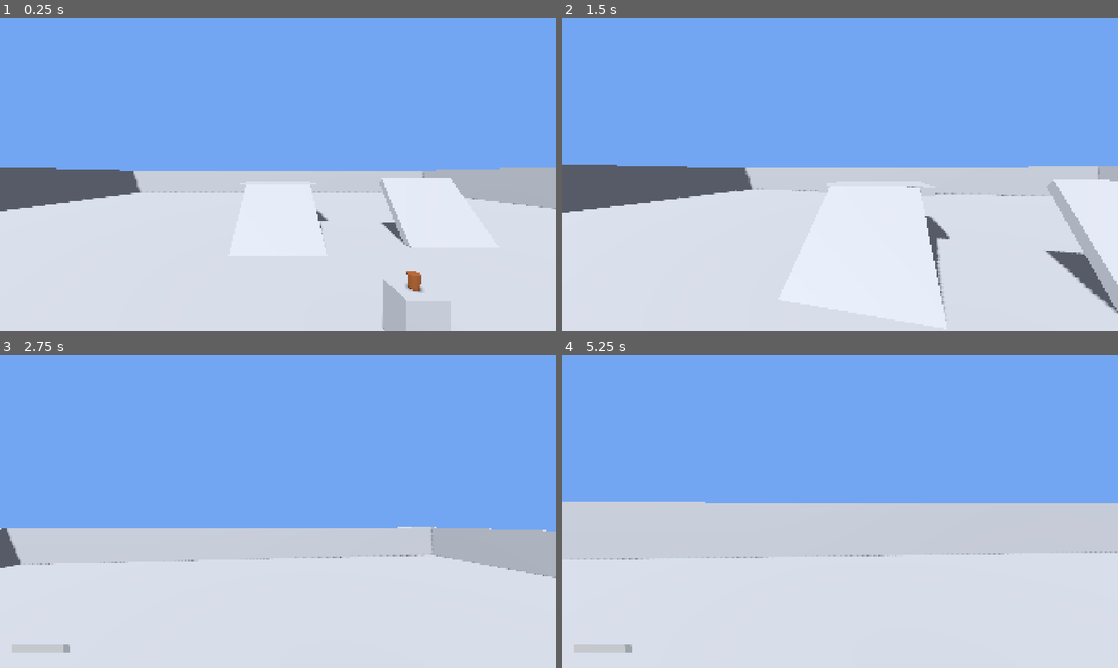
Above: before the commit, frames 1-4 (two rows, left to right).
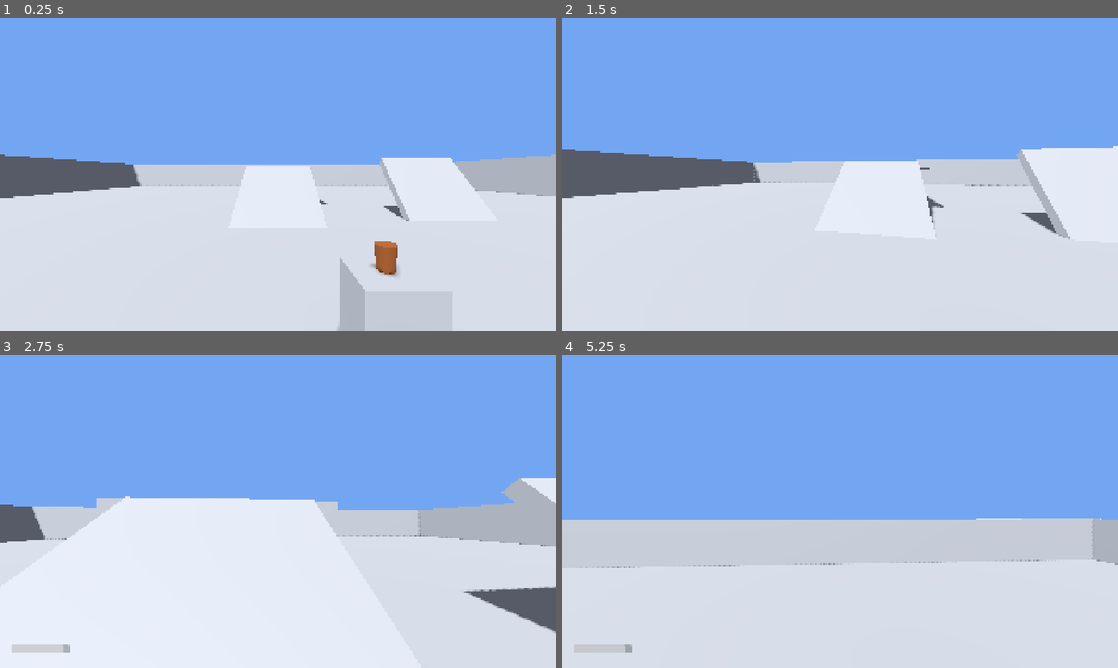
Above: after the commit, the same moments.

Repository: joseamaya/memorias-del-peru
Game: Godot game, scene res://tests/scenes/player_sandbox.tscn
Same seed, same stepped clock (60 frames per second), same inputs: the game is played once before the commit and once after it.
Inputs (mouse positions are in pixels of both pictures, inside the frame that each line leads up to):
- Up to frame 1 (0.25 s): no input
- Up to frame 2 (1.5 s): tap Enter at 0.5 s; move the mouse to (867, 174) at 0.52 s; hold E (interact) 0.53-1.28 s; hold W (move_forward) from 0.53 s (still down); tap Space (jump) at 0.77 s; move the mouse to (812, 174) at 1.27 s; tap E (interact) at 1.35 s
- Up to frame 3 (2.75 s): keep holding W (move_forward); tap Space (jump) at 1.52 s; move the mouse to (289, 505) at 2.02 s; hold Shift (run) from 2.03 s (still down); tap E (interact) at 2.3 s
- Up to frame 4 (5.25 s): keep holding W (move_forward); move the mouse to (834, 517) at 2.77 s; release Shift (run) at 2.78 s; tap E (interact) at 2.85, 4.55 s; tap Space (jump) at 3.02, 3.77, 4.52 s; move the mouse to (878, 514) at 3.52 s; hold E (interact) 3.53-4.28 s; move the mouse to (795, 508) at 4.27 s; tap Shift (run) at 4.35 s; move the mouse to (845, 511) at 5.02 s; hold E (interact) from 5.03 s (still down)

The runs differ from the first frame. In frame 1, 7.6% of the frame differs, in the area x 0-100%, y 43-100%; in frame 2, 8.6%; in frame 3, 18%, in the area x 0-100%, y 39-89%; in frame 4, 6.2%.

Commit message:
fix(player): corrige altura de ojos, balanceo y prompt del quero

Diff:
--- a/campaigns/01_pachacutec/scenes/objects/quero_chicha.tscn
+++ b/campaigns/01_pachacutec/scenes/objects/quero_chicha.tscn
@@ -10,8 +10,8 @@
 radial_segments = 16
 
 [sub_resource type="CylinderShape3D" id="CylinderShape3D_quero"]
-radius = 0.1
-height = 0.22
+radius = 0.18
+height = 0.3
 
 [sub_resource type="StandardMaterial3D" id="StandardMaterial3D_quero"]
 albedo_color = Color(0.45, 0.25, 0.12, 1)
--- a/core/player/player_fps.gd
+++ b/core/player/player_fps.gd
@@ -10,13 +10,14 @@
 signal interactable_unfocused()
 
 const MAX_INTERACTABLE_SEARCH_DEPTH: int = 8
+const BOB_PHASE_WRAP: float = TAU * 2.0
 
 @export_group("Movimiento")
 @export var walk_speed: float = 3.5
 @export var run_speed: float = 6.5
 @export var acceleration: float = 10.0
 @export var deceleration: float = 12.0
-@export var gravity: float = 9.8
+@export var gravity: float = ProjectSettings.get_setting("physics/3d/default_gravity", 9.8)
 
 @export_group("Cámara")
 @export var mouse_sensitivity: float = 0.15
@@ -166,7 +167,7 @@
 	var frequency: float = lerpf(bob_walk_frequency, bob_run_frequency, speed_ratio)
 	var amplitude: float = lerpf(bob_walk_amplitude, bob_run_amplitude, speed_ratio)
 	if moving:
-		_bob_phase = fposmod(_bob_phase + delta * frequency * TAU, TAU)
+		_bob_phase = fposmod(_bob_phase + delta * frequency * TAU, BOB_PHASE_WRAP)
 	var offset: Vector3 = Vector3.ZERO
 	offset.y = sin(_bob_phase) * amplitude * _bob_weight
 	offset.x = cos(_bob_phase * 0.5) * amplitude * 0.5 * _bob_weight
--- a/core/player/player_fps.tscn
+++ b/core/player/player_fps.tscn
@@ -13,6 +13,7 @@
 script = ExtResource("1_player")
 
 [node name="CollisionShape3D" type="CollisionShape3D" parent="."]
+position = Vector3(0, 0.875, 0)
 shape = SubResource("CapsuleShape3D_player")
 
 [node name="StaminaComponent" type="Node" parent="."]
--- a/tests/scenes/player_sandbox.tscn
+++ b/tests/scenes/player_sandbox.tscn
@@ -139,10 +139,10 @@
 shape = SubResource("BoxShape_ramp_b")
 
 [node name="PlayerFPS" parent="." instance=ExtResource("1_player")]
-transform = Transform3D(1, 0, 0, 0, 1, 0, 0, 0, 1, 0, 1, 8)
+transform = Transform3D(1, 0, 0, 0, 1, 0, 0, 0, 1, 0, 0.05, 8)
 
 [node name="Pedestal" type="StaticBody3D" parent="."]
-position = Vector3(2, 0.4, 5)
+position = Vector3(0.9, 0.4, 6.3)
 
 [node name="MeshInstance3D" type="MeshInstance3D" parent="Pedestal"]
 mesh = SubResource("BoxMesh_pedestal")
@@ -151,7 +151,7 @@
 shape = SubResource("BoxShape_pedestal")
 
 [node name="QueroChicha" parent="." instance=ExtResource("3_quero")]
-position = Vector3(2, 0.91, 5)
+position = Vector3(0.9, 0.91, 6.3)
 
 [node name="UILayer" type="CanvasLayer" parent="."]
 
--- /dev/null
+++ b/tests/test_gravity_default.gd
@@ -0,0 +1,10 @@
+extends RefCounted
+## Comprueba que la gravedad por defecto sale de ProjectSettings.
+
+
+func test_gravity_default() -> bool:
+	var player: PlayerFPS = PlayerFPS.new()
+	var expected: float = ProjectSettings.get_setting("physics/3d/default_gravity", 9.8)
+	var ok: bool = is_equal_approx(player.gravity, expected)
+	player.free()
+	return ok
--- /dev/null
+++ b/tests/test_head_bob_max_step.gd
@@ -0,0 +1,25 @@
+extends RefCounted
+## Comprueba que el head bobbing no da saltos laterales ni verticales por tick.
+
+const MAX_STEP: float = 0.02
+const TICKS: int = 600
+
+
+func test_head_bob_max_step() -> bool:
+	var player: PlayerFPS = PlayerFPS.new()
+	var delta: float = 1.0 / 60.0
+	var previous: Vector3 = Vector3.ZERO
+	var max_dx: float = 0.0
+	var max_dy: float = 0.0
+	for _tick: int in range(TICKS):
+		var offset: Vector3 = player.calculate_head_bob_offset(6.5, true, delta)
+		max_dx = maxf(max_dx, absf(offset.x - previous.x))
+		max_dy = maxf(max_dy, absf(offset.y - previous.y))
+		previous = offset
+	for _tick: int in range(TICKS):
+		var offset: Vector3 = player.calculate_head_bob_offset(3.5, true, delta)
+		max_dx = maxf(max_dx, absf(offset.x - previous.x))
+		max_dy = maxf(max_dy, absf(offset.y - previous.y))
+		previous = offset
+	player.free()
+	return max_dx <= MAX_STEP and max_dy <= MAX_STEP
--- /dev/null
+++ b/tests/test_player_eye_height.gd
@@ -0,0 +1,27 @@
+extends RefCounted
+## Comprueba que el origen del jugador está a los pies y los ojos a 1,60 m.
+
+
+func test_player_eye_height() -> bool:
+	var tree: SceneTree = Engine.get_main_loop() as SceneTree
+	if tree == null:
+		return false
+	var packed: PackedScene = load("res://core/player/player_fps.tscn") as PackedScene
+	if packed == null:
+		return false
+	var player: PlayerFPS = packed.instantiate() as PlayerFPS
+	tree.root.add_child(player)
+	var head: Node3D = player.get_node_or_null("Head") as Node3D
+	var camera: Camera3D = player.get_node_or_null("Head/Camera3D") as Camera3D
+	var collision: CollisionShape3D = player.get_node_or_null("CollisionShape3D") as CollisionShape3D
+	if head == null or camera == null or collision == null:
+		player.free()
+		return false
+	var capsule: CapsuleShape3D = collision.shape as CapsuleShape3D
+	if capsule == null:
+		player.free()
+		return false
+	var feet_y: float = collision.global_position.y - capsule.height * 0.5
+	var ok: bool = is_equal_approx(camera.global_position.y, 1.6) and is_equal_approx(feet_y, 0.0)
+	player.free()
+	return ok
--- /dev/null
+++ b/tests/test_sandbox_interaction_hud.gd
@@ -0,0 +1,32 @@
+extends RefCounted
+## Comprueba la cadena completa jugador → quero → HUD en el sandbox.
+
+
+func test_sandbox_interaction_hud() -> bool:
+	var tree: SceneTree = Engine.get_main_loop() as SceneTree
+	if tree == null:
+		return false
+	var packed: PackedScene = load("res://tests/scenes/player_sandbox.tscn") as PackedScene
+	if packed == null:
+		return false
+	var sandbox: Node = packed.instantiate()
+	var player: PlayerFPS = sandbox.get_node_or_null("PlayerFPS") as PlayerFPS
+	if player == null:
+		sandbox.free()
+		return false
+	var head: Node3D = player.get_node_or_null("Head") as Node3D
+	if head == null:
+		sandbox.free()
+		return false
+	player.position = Vector3(0.9, 0.05, 7.6)
+	head.rotation.x = deg_to_rad(-30.0)
+	tree.root.add_child(sandbox)
+	var hud: PlayerHud = sandbox.get_node_or_null("UILayer/HUD") as PlayerHud
+	if hud == null:
+		sandbox.free()
+		return false
+	player.interaction_ray.force_raycast_update()
+	player.update_interaction()
+	var ok: bool = hud.interaction_label.visible and hud.interaction_label.text == "Beber chicha"
+	sandbox.free()
+	return ok
Not shown, added: tests/test_gravity_default.gd.uid
Not shown, added: tests/test_head_bob_max_step.gd.uid
Not shown, added: tests/test_player_eye_height.gd.uid
Not shown, added: tests/test_sandbox_interaction_hud.gd.uid
Not shown, changed: docs/02_arquitectura.md
Not shown, changed: docs/05_plan_de_implementacion.md
Not shown, changed: docs/06_estrategia_de_pruebas.md
